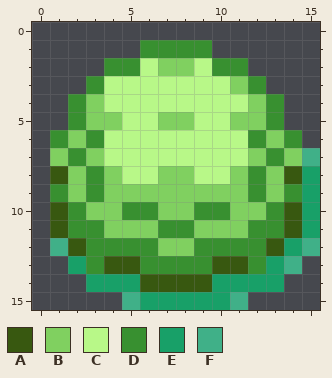
Edited in one commit: pixel-art sprite (client/src/base/tile/assets/nature/nature_3.png). Above, as it was before the edit.
The file is 48x48 pixels, drawn in blocks of 3x3; one block is one cell here. Colours within 5 levels of each other are drawn and written as one.
Palette (. is transparent): A #385810  B #80d060  C #b8f888  D #389030  E #18a068  F #40b088
Pixels before, first column x 1:
 1 .....DDDD......
 2 ...DDCBBCDD....
 3 ..DCCCCCCCBD...
 4 .DBCCCCCCCCBD..
 5 .DBBCCBBCCBBD..
 6 DBDCCCCCCCCDBD.
 7 BDBCCCCCCCCBDBF
 8 ABDBCCBBCCBDBAE
 9 DBDBBBBBBBBDBDE
10 ADBBDDBBDDBBDAE
11 ADDBBBDDBBBDDAE
12 FADDDDBBDDDDAEF
13 .EDAADDDDAADEF.
14 ..EEEAAAAEEEE..
15 ....FEEEEEF....
New version:
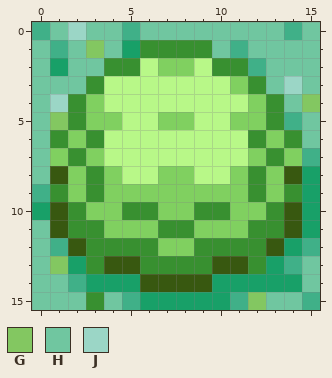
Colours new in this view: G #83c761  H #70c6a0  J #9bd6c6
From old to new:
There is now colour D in row 15 at x 3.
There is now colour E in row 1 at x 5; in row 2 at x 1; in row 10 at x 0; in row 14 at x 14.
There is now colour F in row 0 at x 0, 5 and 14; in row 1 at x 1 and 11; in row 2 at x 12; in row 5 at x 14; in row 9 at x 0; in row 14 at x 2.
There is now colour F in row 15 at x 15.
There is now colour G in row 1 at x 3; in row 4 at x 15; in row 5 at x 1; in row 13 at x 1; in row 15 at x 12.
There is now colour H in row 0 at x 1, 3 to 4, 6 to 13 and 15; in row 1 at x 0, 2, 4, 10 and 12 to 15; in row 2 at x 0, 2 to 3 and 13 to 15; in row 3 at x 0 to 2, 13 and 15; in row 4 at x 0 and 14; in rows 5 to 6 at x 0 and 15.
There is now colour H in rows 7 to 8 at x 0; in rows 11 to 12 at x 0; in row 13 at x 0 and 15; in row 14 at x 0 to 1 and 15; in row 15 at x 0 to 2, 4 and 13 to 14.
There is now colour J in row 0 at x 2; in row 3 at x 14; in row 4 at x 1.
Pixel boxes of the changes (left, top, right, bottom) in both pictures:
added: (32, 22, 320, 310)
